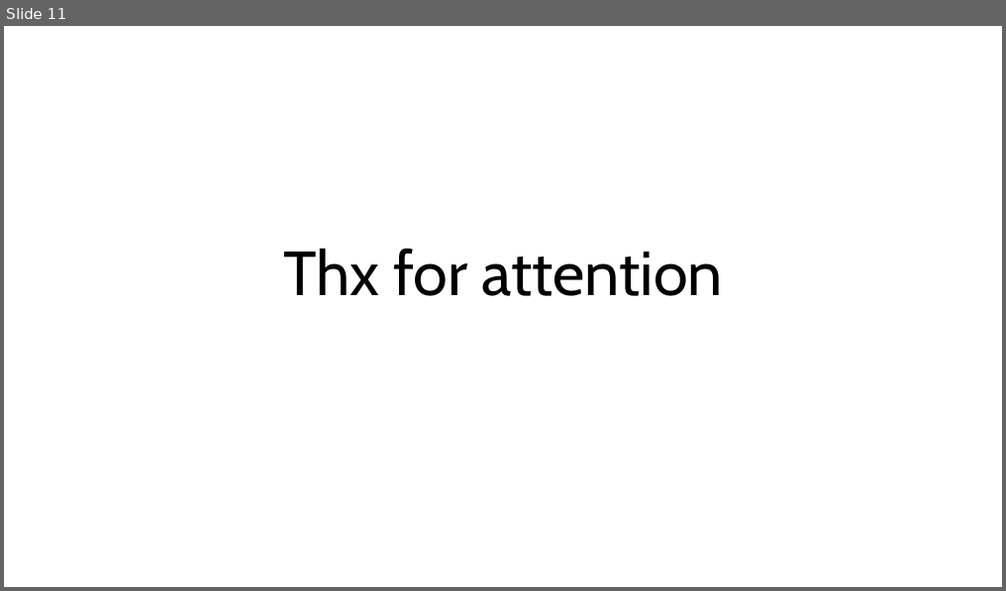
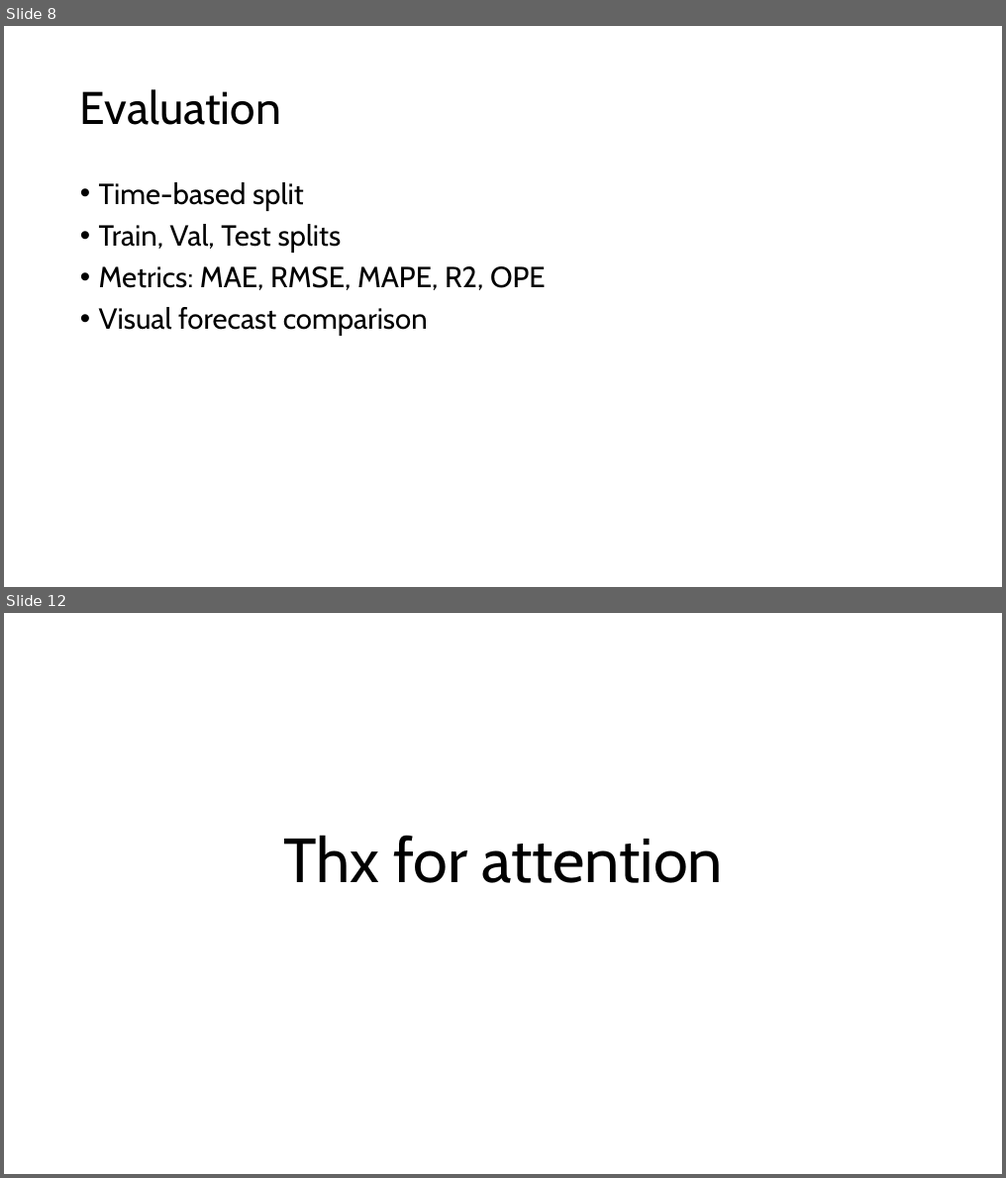
Before and after one commit to andreasranzmaier/TIS3-Fitzgerald, a slide deck: PitchDeck.pptx. Shown one above the other, each under a label of ours: slide 11 before the commit, slides 8 and 12 after it; the slides between them are not shown. The pictures are 1006x591 and 1006x1178 pixels, drawn with LibreOffice and Linux fonts; fonts in the diff are those of the drawing. Boxes give left, top, right and bottom in pixels: in the first picture for what was removed or moved away, otherwise in the second. Text is boxed around its words. In the diff, an @@ line names an element or a change of style, - is before the commit and + after.

```diff
--- a/PitchDeck.pptx
+++ b/PitchDeck.pptx
@@ slide 8 added at bbox=[4, 26, 1002, 587], background #FFFFFF @@
@@ title added at bbox=[80, 89, 281, 125], 44 pt, text #000000 @@
+Evaluation
@@ text added at bbox=[99, 182, 546, 336], 28 pt, text #000000 @@
+• Time-based split
+• Train, Val, Test splits
+• Metrics: MAE, RMSE, MAPE, R2, OPE
+• Visual forecast comparison
@@ what was slide 11 is now slide 12 @@
```
Also in this commit, not shown: 5 slides changed, 5 other slides added, 5 slides removed.
